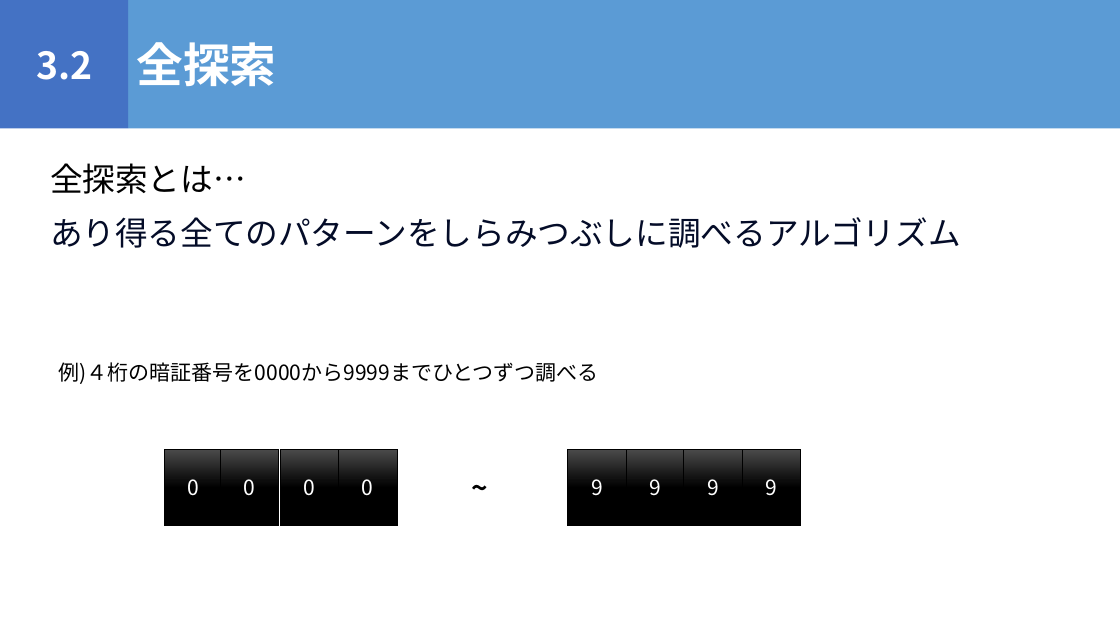
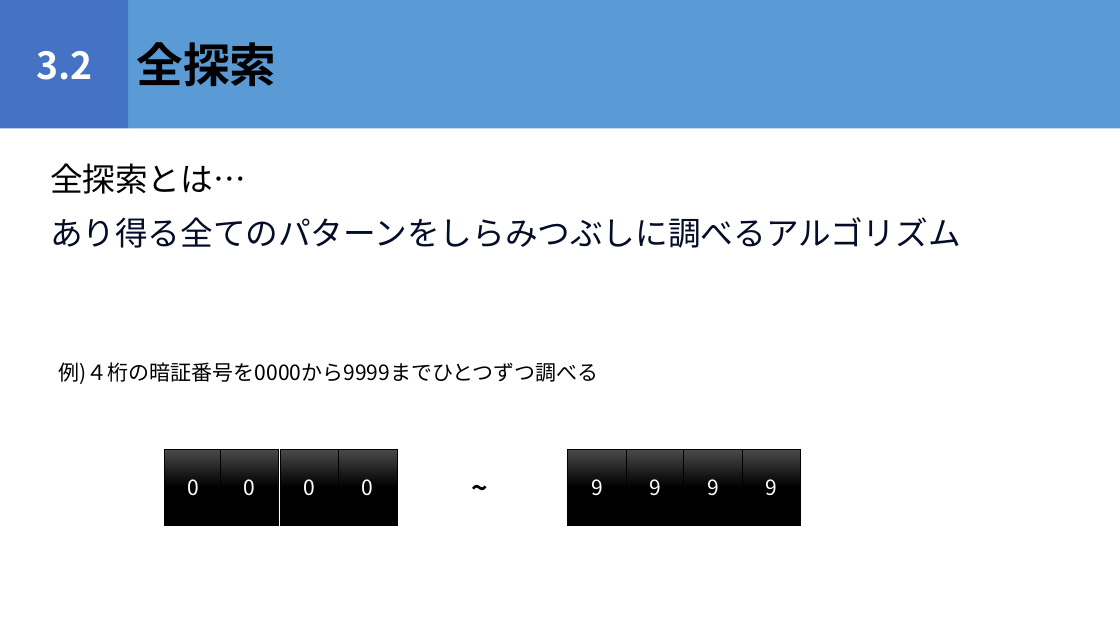
Before and after one commit to igeeeeee/triC_AtCoder_Beginners_Selection, a slide deck: slide 14 of ABS_勉強会.pptx (slide 11 before the commit). Drawn at 1120x630 pixels with LibreOffice and Linux fonts; fonts in the diff are those of the drawing. Boxes give left, top, right and bottom in pixels: in the first picture for what was removed or moved away, otherwise in the second. Text is boxed around its words. In the diff, an @@ line names an element or a change of style, - is before the commit and + after.

```diff
--- a/ABS_勉強会.pptx
+++ b/ABS_勉強会.pptx
@@ rectangle "全探索" at [129, 0, 1120, 129]: text colour #FFFFFF to #000000 @@
```
Also in this commit, not shown: 6 other slides changed, 12 slides added, 1 slide removed, 1 other file.
